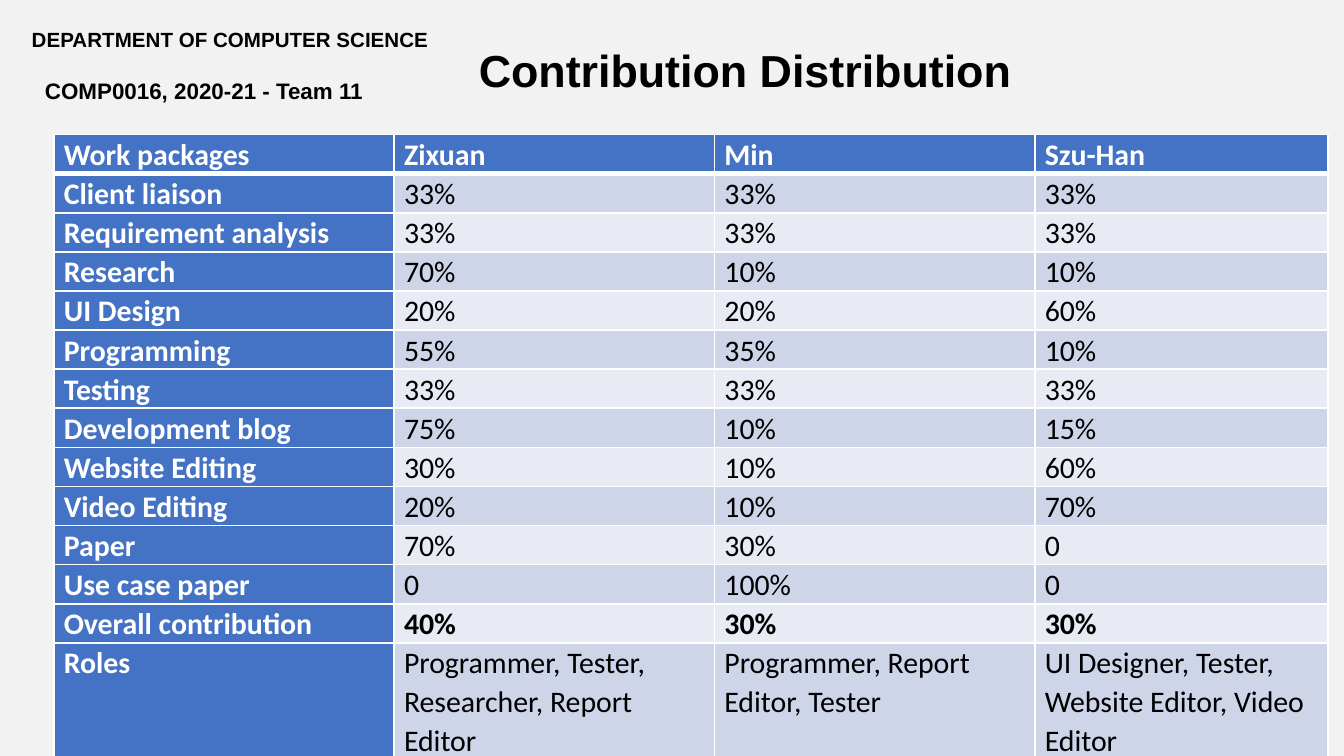
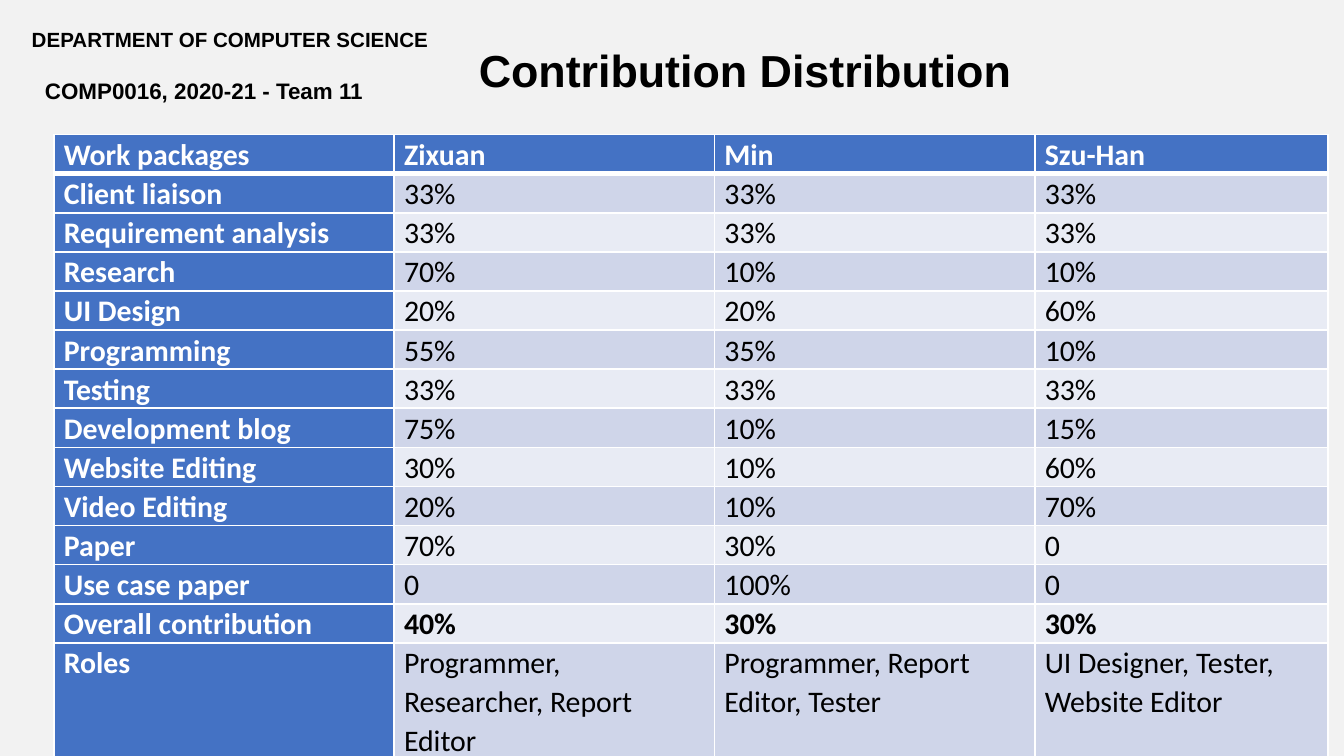
Before and after one commit to UCL-COMP0016-2020-Team-11/sc-360-fri-demo, a slide deck: slide 7 of team_11_fri_demo.pptx. Drawn at 1344x756 pixels with LibreOffice and Linux fonts; fonts in the diff are those of the drawing; background and template pictures are left out. Boxes give left, top, right and bottom in pixels: in the first picture for what was removed or moved away, otherwise in the second. Text is boxed around its words. In the diff, an @@ line names an element or a change of style, - is before the commit and + after.

```diff
--- a/team_11_fri_demo.pptx
+++ b/team_11_fri_demo.pptx
@@ table at (x1=54, y1=134, x2=1327, y2=756) @@
-row 14, column 2: Programmer, Tester, Researcher, Report Editor
+row 14, column 2: Programmer, Researcher, Report Editor
-row 14, column 4: UI Designer, Tester, Website Editor, Video Editor
+row 14, column 4: UI Designer, Tester, Website Editor
```
